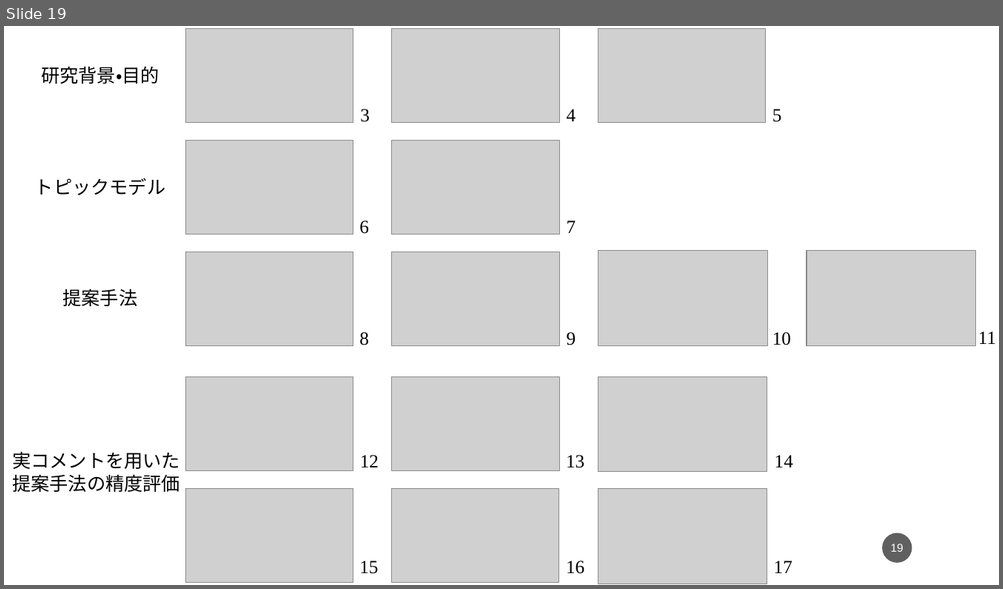
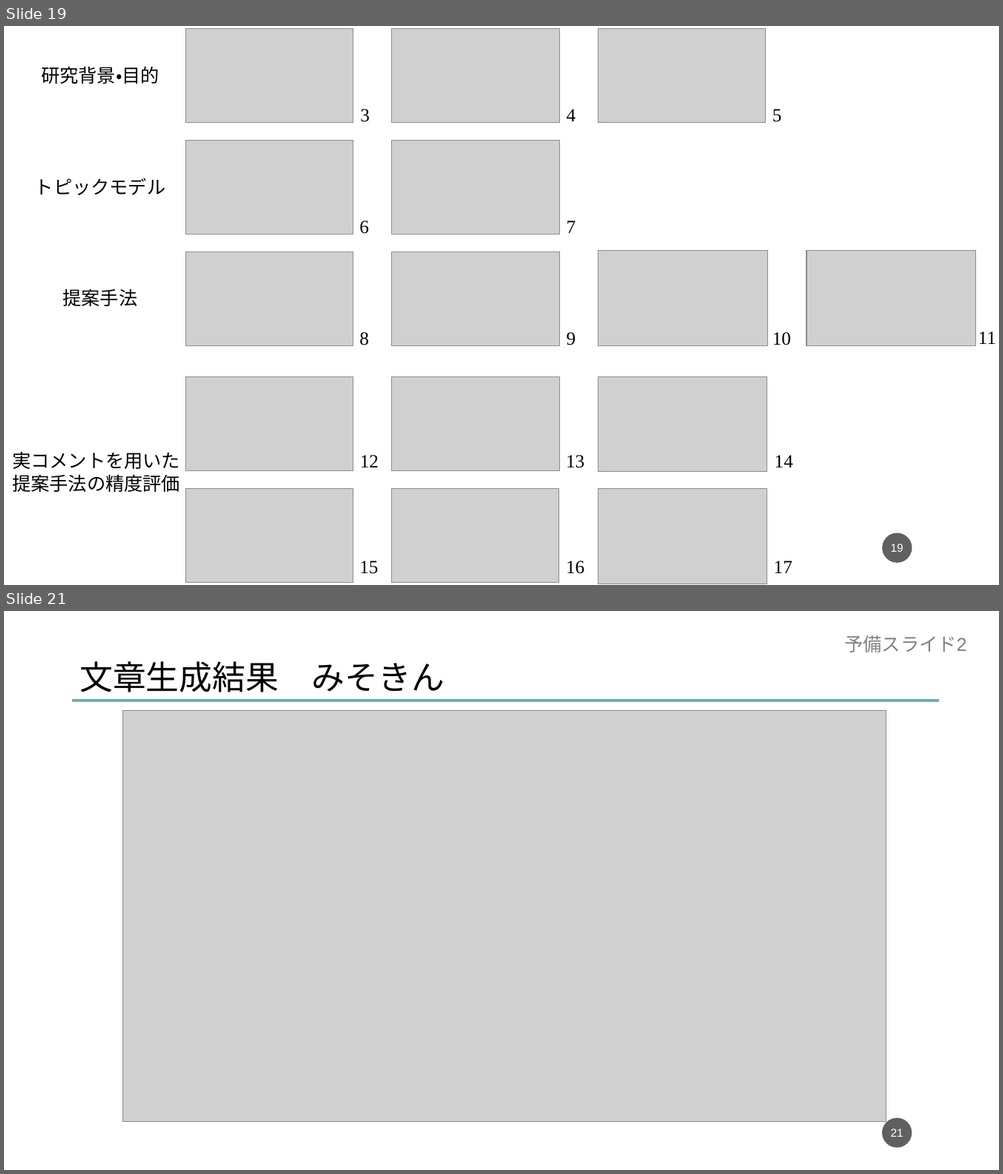
Before and after one commit to dora937nishikori/investigation, a slide deck: 修論/修論発表資料.pptx. Shown one above the other, each under a label of ours: slide 19 before the commit, slides 19 and 21 after it; the slides between them are not shown. The pictures are 1003x589 and 1003x1174 pixels, drawn with LibreOffice and Linux fonts; fonts in the diff are those of the drawing; grey boxes stand for pictures. Boxes give left, top, right and bottom in pixels: in the first picture for what was removed or moved away, otherwise in the second. Text is boxed around its words. In the diff, an @@ line names an element or a change of style, - is before the commit and + after.

```diff
--- a/修論/修論発表資料.pptx
+++ b/修論/修論発表資料.pptx
@@ slide 21 added at (4, 611, 999, 1170), background #FFFFFF @@
@@ text added at (844, 635, 966, 652), 18 pt, text #808080 @@
+予備スライド2
@@ text added at (79, 661, 444, 692), 32 pt, text #000000 @@
+文章生成結果 みそきん
@@ line added from (73, 701) to (939, 701), #72ADAE 3 pt @@
@@ picture added at (122, 710, 886, 1122) @@
@@ page number added at (882, 1119, 912, 1148), fill #1D1D1D at 70% opacity, 11 pt, text #FFFFFF @@
+21
```
Also in this commit, not shown: 1 slide changed, 6 other slides added, 15 other files.
